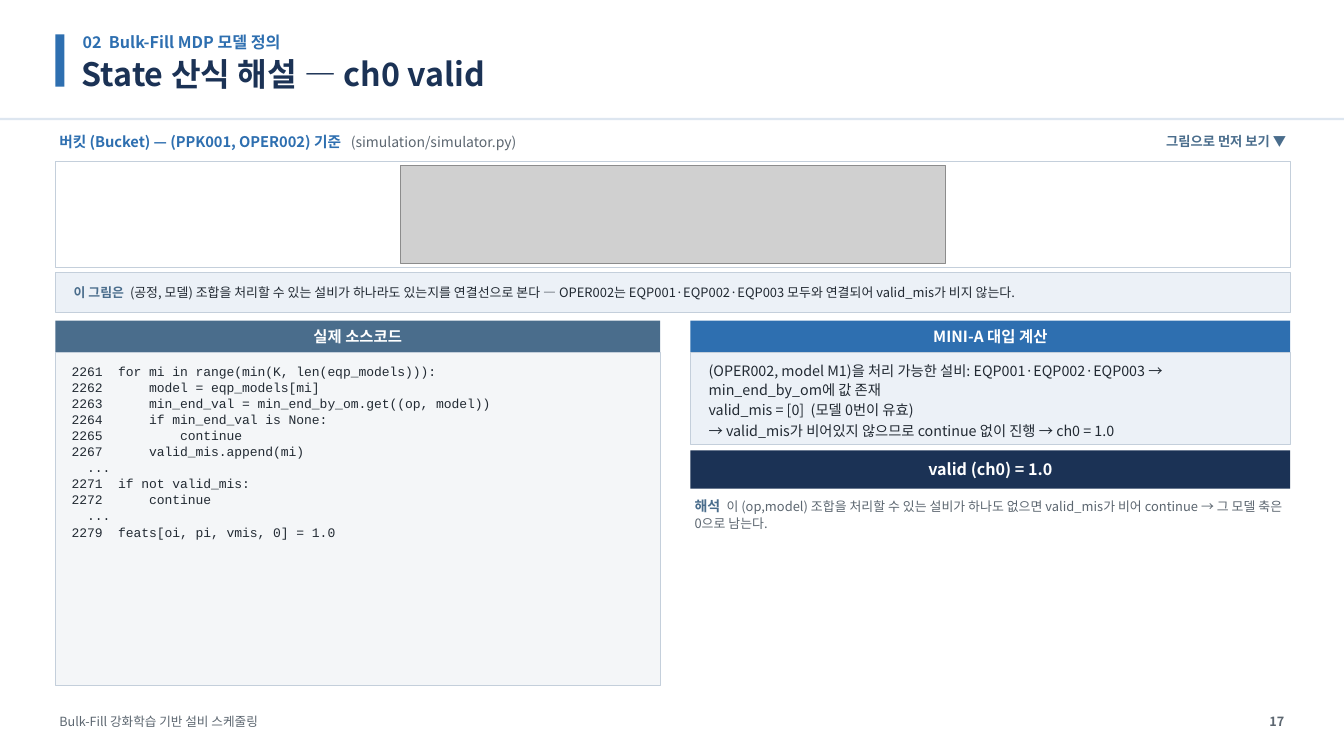
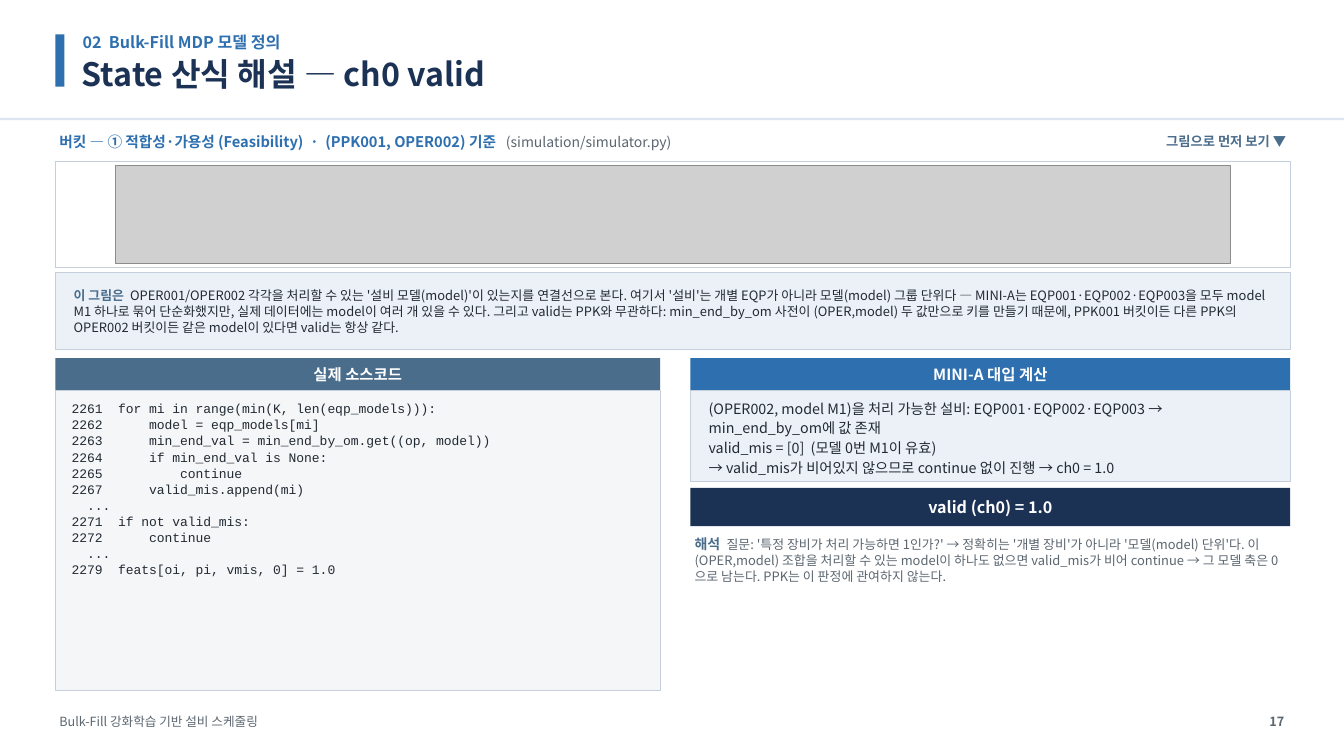
Before and after one commit to relighting123/pjt_scheduling, a slide deck: slide 17 of docs/BulkFill_스케줄링_발표자료.pptx. Drawn at 1344x756 pixels with LibreOffice and Linux fonts; fonts in the diff are those of the drawing; grey boxes stand for pictures. Boxes give left, top, right and bottom in pixels: in the first picture for what was removed or moved away, otherwise in the second. Text is boxed around its words. In the diff, an @@ line names an element or a change of style, - is before the commit and + after.

```diff
--- a/docs/BulkFill_스케줄링_발표자료.pptx
+++ b/docs/BulkFill_스케줄링_발표자료.pptx
@@ text at <box>59,134,671,151</box>: text changed @@
-버킷 (Bucket) — (PPK001, OPER002) 기준 (simulation/simulator.py)
+버킷 — ① 적합성·가용성 (Feasibility) · (PPK001, OPER002) 기준 (simulation/simulator.py)
@@ picture: place and size @@
-picture at <box>400,165,946,263</box>
+picture at <box>116,165,1231,263</box>
@@ rectangle: place and size @@
-rectangle at <box>55,272,1291,313</box>
+rectangle at <box>55,272,1291,350</box>
@@ text at <box>74,289,1266,333</box>: text changed @@
-이 그림은 (공정, 모델) 조합을 처리할 수 있는 설비가 하나라도 있는지를 연결선으로 본다 — OPER002는 EQP001·EQP002·EQP003 모두와 연결되어 valid_mis가 비지 않는다.
+이 그림은 OPER001/OPER002 각각을 처리할 수 있는 '설비 모델(model)'이 있는지를 연결선으로 본다. 여기서 '설비'는 개별 EQP가 아니라 모델(model) 그룹 단위다 — MINI-A는 EQP001·EQP002·EQP003을 모두 model M1 하나로 묶어 단순화했지만, 실제 데이터에는 model이 여러 개 있을 수 있다. 그리고 valid는 PPK와 무관하다: min_end_by_om 사전이 (OPER,model) 두 값만으로 키를 만들기 때문에, PPK001 버킷이든 다른 PPK의 OPER002 버킷이든 같은 model이 있다면 valid는 항상 같다.
@@ rectangle: place and size @@
-rectangle at <box>55,353,660,686</box>
+rectangle at <box>55,390,660,691</box>
@@ text "2261 for mi in range(min(K, ...": place and size @@
-text "2261 for mi in range(min(K, ..." at <box>72,366,490,540</box>
+text "2261 for mi in range(min(K, ..." at <box>72,404,490,577</box>
@@ text at <box>709,441,936,456</box>: text changed @@
-valid_mis = [0] (모델 0번이 유효)
+valid_mis = [0] (모델 0번 M1이 유효)
@@ 4 texts, 4 rectangles: place and size @@
-4 texts, 4 rectangles at <box>55,321,1291,489</box>
+4 texts, 4 rectangles at <box>55,358,1291,526</box>
@@ text at <box>695,537,1268,582</box>: text changed @@
-해석 이 (op,model) 조합을 처리할 수 있는 설비가 하나도 없으면 valid_mis가 비어 continue → 그 모델 축은 0으로 남는다.
+해석 질문: '특정 장비가 처리 가능하면 1인가?' → 정확히는 '개별 장비'가 아니라 '모델(model) 단위'다. 이 (OPER,model) 조합을 처리할 수 있는 model이 하나도 없으면 valid_mis가 비어 continue → 그 모델 축은 0으로 남는다. PPK는 이 판정에 관여하지 않는다.
```
Also in this commit, not shown: 17 other slides changed, 19 other files.
